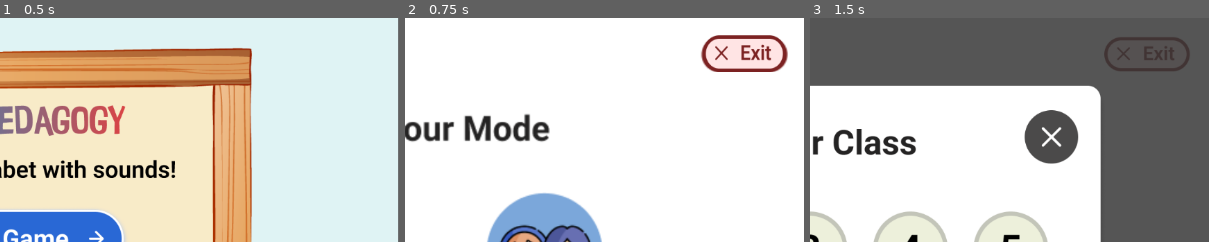
Above: before the commit, frames 1-3 (left to right).
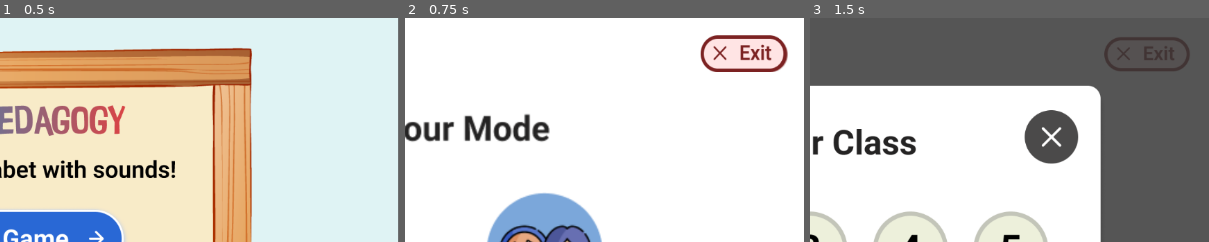
Above: after the commit, the same moments.

Repository: infernodragon456/ICCSR-Game-for-RaspberryPI
Game: Godot game, scene res://scenes/main_menu.tscn
Same seed, same stepped clock (60 frames per second), same inputs: the game is played once before the commit and once after it.
Inputs (mouse positions are % of the whole screen's width and height, from its top left):
- Up to frame 1 (0.5 s): no input
- Up to frame 2 (0.75 s): click (50, 50) at 0.5 s
- Up to frame 3 (1.5 s): click (33, 52) at 1.25 s
The pictures show only the part of the screen within x 50-100%, y 0-50%; the shares and areas given below are measured in that part.

Frame 1 is identical in both runs. In frame 2, 0.5% of the frame differs, in the area x 73-96%, y 7-25%; in frame 3, nothing differs.

Commit message:
added select sound and minor bug fix

Diff:
--- /dev/null
+++ b/scenes/back.gd
@@ -0,0 +1,14 @@
+extends Button
+
+
+# Called when the node enters the scene tree for the first time.
+func _ready() -> void:
+	pass # Replace with function body.
+
+
+# Called every frame. 'delta' is the elapsed time since the previous frame.
+func _process(delta: float) -> void:
+	pass
+
+func back_to_choose_class() :
+	get_tree().change_scene_to_file("res://scenes/choose_class.tscn")
--- /dev/null
+++ b/scenes/button_letter.gd
@@ -0,0 +1,14 @@
+extends Button
+
+
+# Called when the node enters the scene tree for the first time.
+func _ready() -> void:
+	pass # Replace with function body.
+
+
+# Called every frame. 'delta' is the elapsed time since the previous frame.
+func _process(delta: float) -> void:
+	pass
+
+func on_letter_pressed() :
+	get_tree().change_scene_to_file("res://scenes/select_sound.tscn")
--- a/scenes/choose_class.tscn
+++ b/scenes/choose_class.tscn
@@ -189,4 +189,5 @@
 [connection signal="pressed" from="Button3" to="Continue" method="_on_button_3_pressed"]
 [connection signal="pressed" from="Button4" to="Continue" method="_on_button_4_pressed"]
 [connection signal="pressed" from="Button5" to="Continue" method="_on_button_5_pressed"]
+[connection signal="pressed" from="Continue" to="Continue" method="_on_continue1_pressed"]
 [connection signal="pressed" from="Button" to="Button" method="on_close_pressed"]
--- a/scenes/choose_letter.tscn
+++ b/scenes/choose_letter.tscn
@@ -1,9 +1,65 @@
-[gd_scene load_steps=3 format=3 uid="uid://d1x8janxb5a7v"]
+[gd_scene load_steps=31 format=3 uid="uid://d1x8janxb5a7v"]
 
 [ext_resource type="Texture2D" uid="uid://dcbyfar05p1af" path="res://assets/choose_letter_bg.png" id="1_gvjpb"]
+[ext_resource type="Texture2D" uid="uid://b270k48sv2mtc" path="res://assets/Back.png" id="2_3ybd4"]
+[ext_resource type="PackedScene" uid="uid://dfhrvfqrrweth" path="res://scenes/exit.tscn" id="2_dtdv2"]
+[ext_resource type="Script" path="res://scenes/button_letter.gd" id="2_mv2k1"]
+[ext_resource type="Script" path="res://scenes/back.gd" id="3_14ljt"]
 
 [sub_resource type="StyleBoxTexture" id="StyleBoxTexture_p68ad"]
 texture = ExtResource("1_gvjpb")
+
+[sub_resource type="StyleBoxTexture" id="StyleBoxTexture_5hvvf"]
+
+[sub_resource type="StyleBoxTexture" id="StyleBoxTexture_a6vbg"]
+
+[sub_resource type="StyleBoxTexture" id="StyleBoxTexture_xo4lr"]
+
+[sub_resource type="StyleBoxTexture" id="StyleBoxTexture_se11c"]
+
+[sub_resource type="StyleBoxTexture" id="StyleBoxTexture_yqf8x"]
+
+[sub_resource type="StyleBoxTexture" id="StyleBoxTexture_fpqeh"]
+
+[sub_resource type="StyleBoxTexture" id="StyleBoxTexture_gyro6"]
+
+[sub_resource type="StyleBoxTexture" id="StyleBoxTexture_rihh5"]
+
+[sub_resource type="StyleBoxTexture" id="StyleBoxTexture_uimtq"]
+
+[sub_resource type="StyleBoxTexture" id="StyleBoxTexture_x26xj"]
+
+[sub_resource type="StyleBoxTexture" id="StyleBoxTexture_xenu6"]
+
+[sub_resource type="StyleBoxTexture" id="StyleBoxTexture_x6txj"]
+
+[sub_resource type="StyleBoxTexture" id="StyleBoxTexture_drvn5"]
+
+[sub_resource type="StyleBoxTexture" id="StyleBoxTexture_shdva"]
+
+[sub_resource type="StyleBoxTexture" id="StyleBoxTexture_mkp5u"]
+
+[sub_resource type="StyleBoxTexture" id="StyleBoxTexture_4tlhn"]
+
+[sub_resource type="StyleBoxTexture" id="StyleBoxTexture_37h6y"]
+
+[sub_resource type="StyleBoxTexture" id="StyleBoxTexture_o8k14"]
+
+[sub_resource type="StyleBoxTexture" id="StyleBoxTexture_iq15e"]
+
+[sub_resource type="StyleBoxTexture" id="StyleBoxTexture_wiaf0"]
+
+[sub_resource type="StyleBoxTexture" id="StyleBoxTexture_jtxss"]
+texture = ExtResource("2_3ybd4")
+
+[sub_resource type="StyleBoxTexture" id="StyleBoxTexture_hqy80"]
+texture = ExtResource("2_3ybd4")
+
+[sub_resource type="StyleBoxTexture" id="StyleBoxTexture_lw5wu"]
+texture = ExtResource("2_3ybd4")
+
+[sub_resource type="StyleBoxTexture" id="StyleBoxTexture_4auda"]
+texture = ExtResource("2_3ybd4")
 
 [node name="ChooseLetter" type="Control"]
 layout_mode = 3
@@ -21,3 +77,85 @@
 grow_horizontal = 2
 grow_vertical = 2
 theme_override_styles/panel = SubResource("StyleBoxTexture_p68ad")
+
+[node name="Exit" parent="." instance=ExtResource("2_dtdv2")]
+layout_mode = 1
+
+[node name="Button" type="Button" parent="."]
+layout_mode = 0
+offset_left = 189.0
+offset_top = 308.0
+offset_right = 308.0
+offset_bottom = 414.0
+theme_override_styles/focus = SubResource("StyleBoxTexture_5hvvf")
+theme_override_styles/hover = SubResource("StyleBoxTexture_a6vbg")
+theme_override_styles/pressed = SubResource("StyleBoxTexture_xo4lr")
+theme_override_styles/normal = SubResource("StyleBoxTexture_se11c")
+script = ExtResource("2_mv2k1")
+
+[node name="Button2" type="Button" parent="."]
+layout_mode = 0
+offset_left = 355.0
+offset_top = 310.0
+offset_right = 474.0
+offset_bottom = 416.0
+theme_override_styles/focus = SubResource("StyleBoxTexture_yqf8x")
+theme_override_styles/hover = SubResource("StyleBoxTexture_fpqeh")
+theme_override_styles/pressed = SubResource("StyleBoxTexture_gyro6")
+theme_override_styles/normal = SubResource("StyleBoxTexture_rihh5")
+script = ExtResource("2_mv2k1")
+
+[node name="Button3" type="Button" parent="."]
+layout_mode = 0
+offset_left = 516.0
+offset_top = 308.0
+offset_right = 635.0
+offset_bottom = 414.0
+theme_override_styles/focus = SubResource("StyleBoxTexture_uimtq")
+theme_override_styles/hover = SubResource("StyleBoxTexture_x26xj")
+theme_override_styles/pressed = SubResource("StyleBoxTexture_xenu6")
+theme_override_styles/normal = SubResource("StyleBoxTexture_x6txj")
+script = ExtResource("2_mv2k1")
+
+[node name="Button4" type="Button" parent="."]
+layout_mode = 0
+offset_left = 682.0
+offset_top = 308.0
+offset_right = 801.0
+offset_bottom = 414.0
+theme_override_styles/focus = SubResource("StyleBoxTexture_drvn5")
+theme_override_styles/hover = SubResource("StyleBoxTexture_shdva")
+theme_override_styles/pressed = SubResource("StyleBoxTexture_mkp5u")
+theme_override_styles/normal = SubResource("StyleBoxTexture_4tlhn")
+script = ExtResource("2_mv2k1")
+
+[node name="Button5" type="Button" parent="."]
+layout_mode = 0
+offset_left = 840.0
+offset_top = 308.0
+offset_right = 959.0
+offset_bottom = 414.0
+theme_override_styles/focus = SubResource("StyleBoxTexture_37h6y")
+theme_override_styles/hover = SubResource("StyleBoxTexture_o8k14")
+theme_override_styles/pressed = SubResource("StyleBoxTexture_iq15e")
+theme_override_styles/normal = SubResource("StyleBoxTexture_wiaf0")
+script = ExtResource("2_mv2k1")
+
+[node name="Back" type="Button" parent="."]
+layout_mode = 0
+offset_left = 26.0
+offset_top = 29.0
+offset_right = 164.0
+offset_bottom = 78.0
+theme_override_styles/focus = SubResource("StyleBoxTexture_jtxss")
+theme_override_styles/hover = SubResource("StyleBoxTexture_hqy80")
+theme_override_styles/pressed = SubResource("StyleBoxTexture_lw5wu")
+theme_override_styles/normal = SubResource("StyleBoxTexture_4auda")
+script = ExtResource("3_14ljt")
+
+[connection signal="pressed" from="Button" to="Button" method="on_letter_pressed"]
+[connection signal="pressed" from="Button2" to="Button2" method="on_letter_pressed"]
+[connection signal="pressed" from="Button3" to="Button3" method="on_letter_pressed"]
+[connection signal="pressed" from="Button4" to="Button4" method="on_letter_pressed"]
+[connection signal="pressed" from="Button5" to="Button5" method="on_letter_pressed"]
+[connection signal="pressed" from="Back" to="Back" method="back_to_choose_class"]
--- a/scenes/exit.tscn
+++ b/scenes/exit.tscn
@@ -24,10 +24,11 @@
 grow_vertical = 2
 
 [node name="Button" type="Button" parent="."]
-layout_mode = 0
-anchor_left = 0.873264
+layout_mode = 1
+anchors_preset = -1
+anchor_left = 0.87066
 anchor_top = 0.0385802
-anchor_right = 0.977431
+anchor_right = 0.978299
 anchor_bottom = 0.12037
 theme_override_styles/focus = SubResource("StyleBoxTexture_18ddu")
 theme_override_styles/hover = SubResource("StyleBoxTexture_4xo43")
--- /dev/null
+++ b/scenes/select_sound.tscn
@@ -0,0 +1,118 @@
+[gd_scene load_steps=23 format=3 uid="uid://yy0jqyl17vp0"]
+
+[ext_resource type="Texture2D" uid="uid://lmkgopbdkakx" path="res://assets/sound_ss.png" id="1_kksy8"]
+[ext_resource type="Texture2D" uid="uid://56fc6l0clbqh" path="res://assets/Frame 3.png" id="2_514bf"]
+[ext_resource type="Script" path="res://scripts/sound_buttons.gd" id="3_g5wfa"]
+[ext_resource type="Texture2D" uid="uid://csripgjgxokp" path="res://assets/continue_class.png" id="4_3k5hv"]
+[ext_resource type="Script" path="res://scripts/continue_sound.gd" id="5_n4k3u"]
+
+[sub_resource type="StyleBoxTexture" id="StyleBoxTexture_sj024"]
+texture = ExtResource("1_kksy8")
+
+[sub_resource type="StyleBoxTexture" id="StyleBoxTexture_s63mj"]
+texture = ExtResource("2_514bf")
+
+[sub_resource type="StyleBoxEmpty" id="StyleBoxEmpty_x1obq"]
+
+[sub_resource type="StyleBoxTexture" id="StyleBoxTexture_qk4ox"]
+texture = ExtResource("2_514bf")
+
+[sub_resource type="StyleBoxEmpty" id="StyleBoxEmpty_bny5c"]
+
+[sub_resource type="StyleBoxTexture" id="StyleBoxTexture_vgjo0"]
+
+[sub_resource type="StyleBoxEmpty" id="StyleBoxEmpty_picgd"]
+
+[sub_resource type="StyleBoxTexture" id="StyleBoxTexture_uj6kb"]
+
+[sub_resource type="StyleBoxEmpty" id="StyleBoxEmpty_7vrd0"]
+
+[sub_resource type="StyleBoxEmpty" id="StyleBoxEmpty_52tom"]
+
+[sub_resource type="StyleBoxTexture" id="StyleBoxTexture_dgp33"]
+texture = ExtResource("4_3k5hv")
+
+[sub_resource type="StyleBoxTexture" id="StyleBoxTexture_21giv"]
+texture = ExtResource("4_3k5hv")
+
+[sub_resource type="StyleBoxTexture" id="StyleBoxTexture_xur0m"]
+texture = ExtResource("4_3k5hv")
+
+[sub_resource type="StyleBoxEmpty" id="StyleBoxEmpty_8jdyv"]
+
+[sub_resource type="StyleBoxEmpty" id="StyleBoxEmpty_557cn"]
+
+[sub_resource type="StyleBoxEmpty" id="StyleBoxEmpty_60emt"]
+
+[sub_resource type="StyleBoxEmpty" id="StyleBoxEmpty_aenwp"]
+
+[node name="SelectSound" type="Control"]
+layout_mode = 3
+anchors_preset = 15
+anchor_right = 1.0
+anchor_bottom = 1.0
+grow_horizontal = 2
+grow_vertical = 2
+
+[node name="Panel" type="Panel" parent="."]
+layout_mode = 1
+anchors_preset = 15
+anchor_right = 1.0
+anchor_bottom = 1.0
+grow_horizontal = 2
+grow_vertical = 2
+theme_override_styles/panel = SubResource("StyleBoxTexture_sj024")
+
+[node name="Button" type="Button" parent="."]
+layout_mode = 0
+offset_left = 422.0
+offset_top = 284.0
+offset_right = 530.0
+offset_bottom = 389.0
+theme_override_styles/focus = SubResource("StyleBoxTexture_s63mj")
+theme_override_styles/hover = SubResource("StyleBoxEmpty_x1obq")
+theme_override_styles/pressed = SubResource("StyleBoxTexture_qk4ox")
+theme_override_styles/normal = SubResource("StyleBoxEmpty_bny5c")
+script = ExtResource("3_g5wfa")
+
+[node name="Button2" type="Button" parent="."]
+layout_mode = 0
+offset_left = 620.0
+offset_top = 282.0
+offset_right = 728.0
+offset_bottom = 387.0
+theme_override_styles/focus = SubResource("StyleBoxTexture_vgjo0")
+theme_override_styles/hover = SubResource("StyleBoxEmpty_picgd")
+theme_override_styles/pressed = SubResource("StyleBoxTexture_uj6kb")
+theme_override_styles/normal = SubResource("StyleBoxEmpty_7vrd0")
+script = ExtResource("3_g5wfa")
+
+[node name="continue" type="Button" parent="."]
+layout_mode = 0
+offset_left = 426.0
+offset_top = 438.0
+offset_right = 727.0
+offset_bottom = 551.0
+theme_override_styles/disabled = SubResource("StyleBoxEmpty_52tom")
+theme_override_styles/hover = SubResource("StyleBoxTexture_dgp33")
+theme_override_styles/pressed = SubResource("StyleBoxTexture_21giv")
+theme_override_styles/normal = SubResource("StyleBoxTexture_xur0m")
+disabled = true
+script = ExtResource("5_n4k3u")
+
+[node name="close" type="Button" parent="."]
+layout_mode = 0
+offset_left = 887.0
+offset_top = 135.0
+offset_right = 965.0
+offset_bottom = 212.0
+theme_override_styles/focus = SubResource("StyleBoxEmpty_8jdyv")
+theme_override_styles/hover = SubResource("StyleBoxEmpty_557cn")
+theme_override_styles/pressed = SubResource("StyleBoxEmpty_60emt")
+theme_override_styles/normal = SubResource("StyleBoxEmpty_aenwp")
+script = ExtResource("5_n4k3u")
+
+[connection signal="pressed" from="Button" to="continue" method="_on_button_1_pressed"]
+[connection signal="pressed" from="Button2" to="continue" method="_on_button_2_pressed"]
+[connection signal="pressed" from="continue" to="continue" method="on_continue2_pressed"]
+[connection signal="pressed" from="close" to="continue" method="close"]
--- a/scripts/continue.gd
+++ b/scripts/continue.gd
@@ -41,3 +41,6 @@
 	var continue_button = get_node("../Continue")  # Adjust the path if needed
 	continue_button.disabled = true
 	pass # Replace with function body.
+
+func _on_continue1_pressed() :
+	get_tree().change_scene_to_file("res://scenes/choose_letter.tscn")
--- /dev/null
+++ b/scripts/continue_sound.gd
@@ -0,0 +1,29 @@
+extends Button
+
+
+# Called when the node enters the scene tree for the first time.
+func _ready() -> void:
+	pass # Replace with function body.
+
+
+# Called every frame. 'delta' is the elapsed time since the previous frame.
+func _process(delta: float) -> void:
+	pass
+
+func _on_button_1_pressed() -> void:
+	var continue_button = get_node("../continue")  # Adjust the path if needed
+	continue_button.disabled = false
+	print(continue_button)
+
+
+func _on_button_2_pressed() -> void:
+	var continue_button = get_node("../continue")  # Adjust the path if needed
+	continue_button.disabled = false
+	print(continue_button)
+
+
+func on_continue2_pressed():
+	get_tree().change_scene_to_file("res://scenes/level_1.tscn")
+
+func close():
+	get_tree().change_scene_to_file("res://scenes/choose_letter.tscn")
--- /dev/null
+++ b/scripts/sound_buttons.gd
@@ -0,0 +1,18 @@
+extends Button
+
+
+# Called when the node enters the scene tree for the first time.
+func _ready() -> void:
+	pass # Replace with function body.
+
+
+# Called every frame. 'delta' is the elapsed time since the previous frame.
+func _process(delta: float) -> void:
+	pass
+
+func on_first_pressed():
+	print("Sh")
+
+
+func on_second_pressed():
+	print("Sa")
Binary file added: assets/Back.png
Not shown, added: assets/Back.png.import
Binary file added: assets/Frame 3.png
Not shown, added: assets/Frame 3.png.import
Binary file added: assets/sound_ss.png
Not shown, added: assets/sound_ss.png.import
